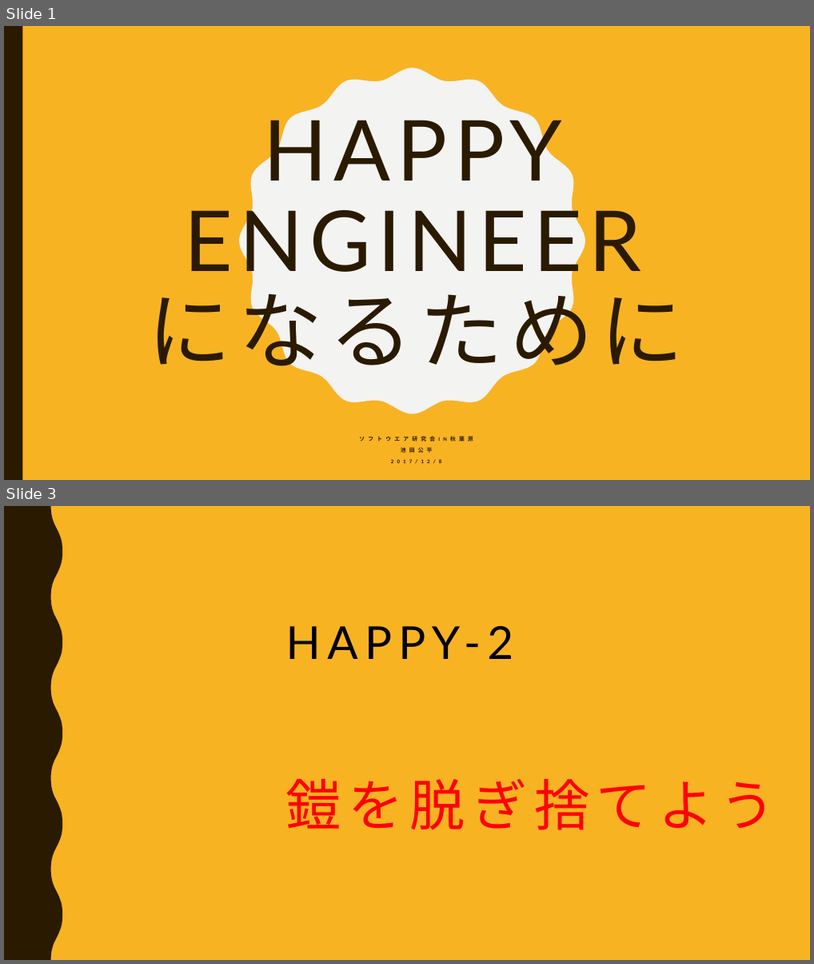
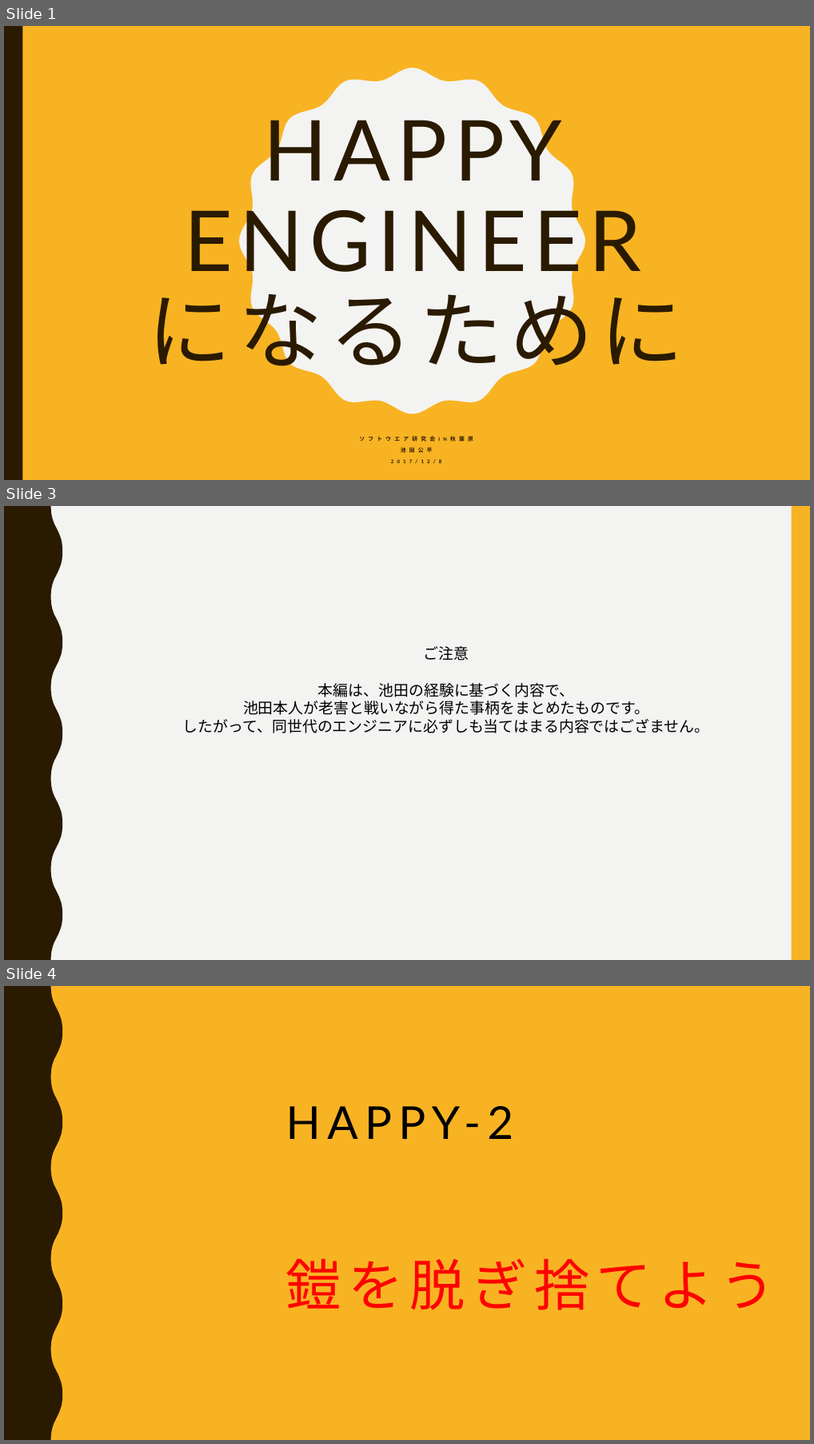
Before and after one commit to ssa-study/documents, a slide deck: HappyEngineer_part2.pptx. Shown one above the other, each under a label of ours: slides 1 and 3 before the commit, slides 1, 3 and 4 after it; the slides between them are not shown. The pictures are 814x964 and 814x1444 pixels, drawn with LibreOffice and Linux fonts; fonts in the diff are those of the drawing. Boxes give left, top, right and bottom in pixels: in the first picture for what was removed or moved away, otherwise in the second. Text is boxed around its words. In the diff, an @@ line names an element or a change of style, - is before the commit and + after.

```diff
--- a/HappyEngineer_part2.pptx
+++ b/HappyEngineer_part2.pptx
@@ slide 3 added at <box>4,506,810,960</box>, background #F3F3F2; not listed: 2 template elements that a slide beside it also shows @@
@@ text added at <box>183,646,710,733</box>, 18 pt, text #000000 @@
+ご注意
+本編は、池田の経験に基づく内容で、
+池田本人が老害と戦いながら得た事柄をまとめたものです。
+したがって、同世代のエンジニアに必ずしも当てはまる内容ではござません。
@@ what was slide 3 is now slide 4 @@
```
Also in this commit, not shown: 1 slide changed, 1 other slide added.
